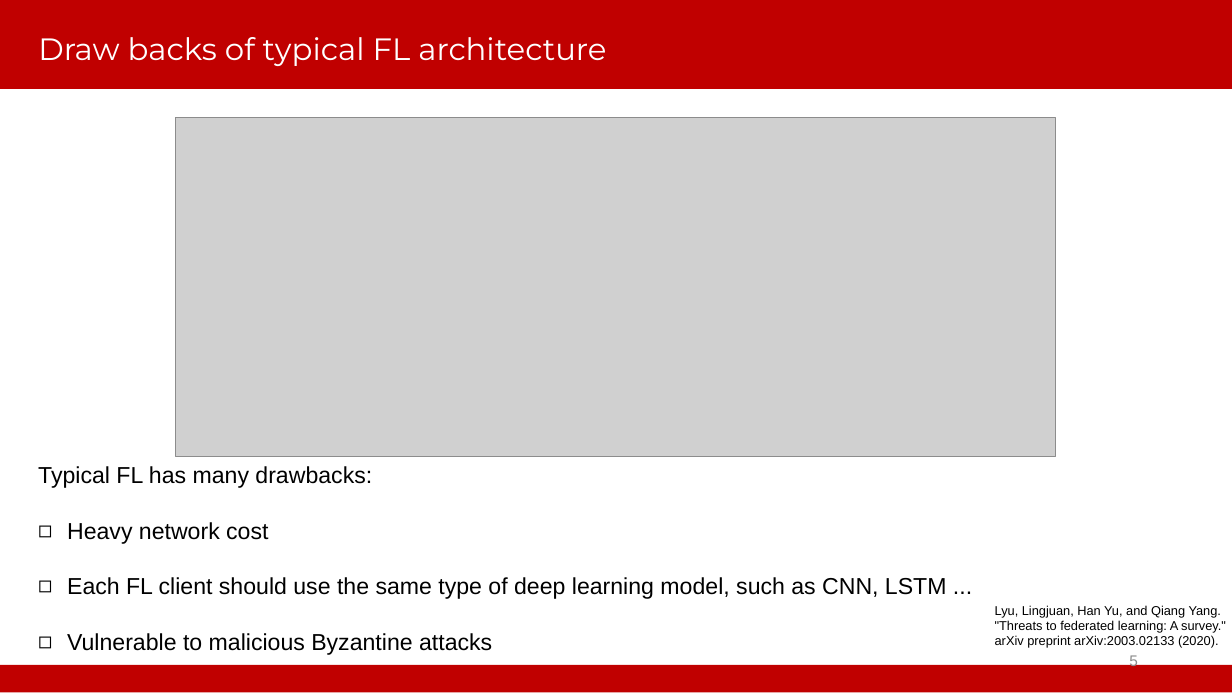
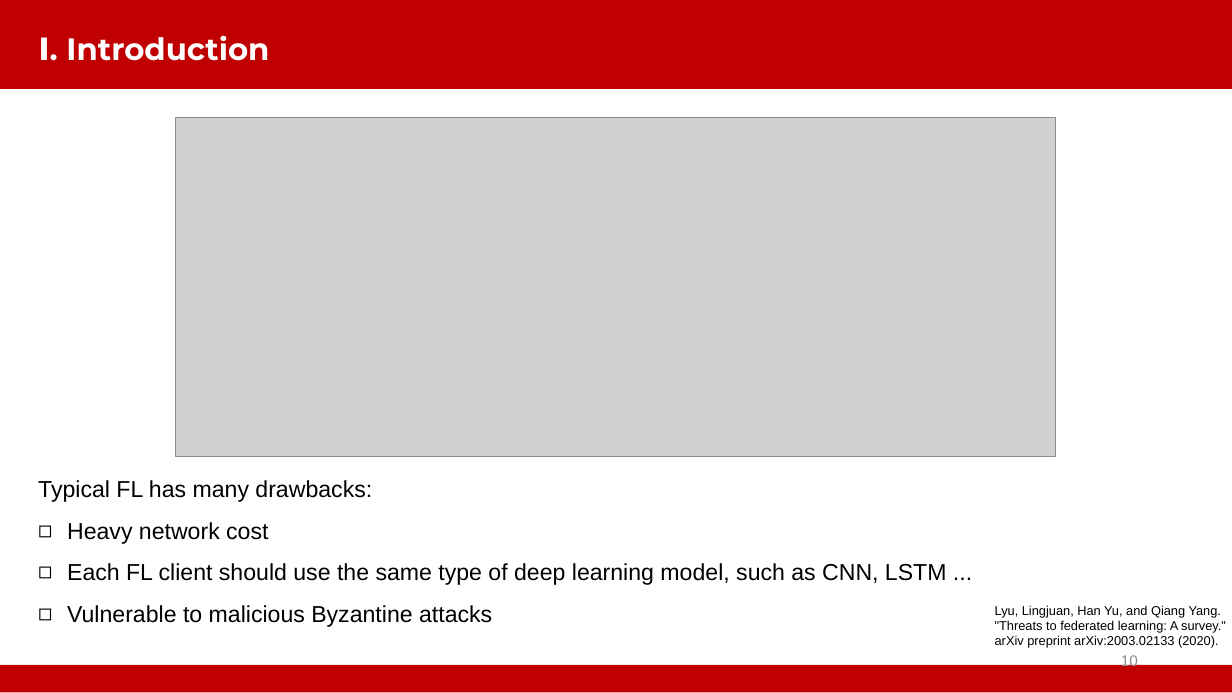
Before and after one commit to WhileBug/FLPhish, a slide deck: slide 10 of PPT/SecFL-Beibei Li.pptx (slide 5 before the commit). Drawn at 1232x693 pixels with LibreOffice and Linux fonts; fonts in the diff are those of the drawing; grey boxes stand for pictures; background and template pictures are left out. Boxes give left, top, right and bottom in pixels: in the first picture for what was removed or moved away, otherwise in the second. Text is boxed around its words. In the diff, an @@ line names an element or a change of style, - is before the commit and + after.

Commit message:
FL Security introduction PPT update

```diff
--- a/PPT/SecFL-Beibei Li.pptx
+++ b/PPT/SecFL-Beibei Li.pptx
@@ title at (x1=38, y1=35, x2=269, y2=61): text changed; bold on @@
-Draw backs of typical FL architecture
+Ⅰ. Introduction
@@ text "Typical FL has many drawbacks:" at (x1=38, y1=480, x2=947, y2=627): line spacing 1 to 1.5 @@
@@ page number at (x1=1121, y1=654, x2=1138, y2=670): text changed @@
-5
+10
```
Also in this commit, not shown: 11 other slides changed, 10 slides added, 2 slides removed, 16 other files.
